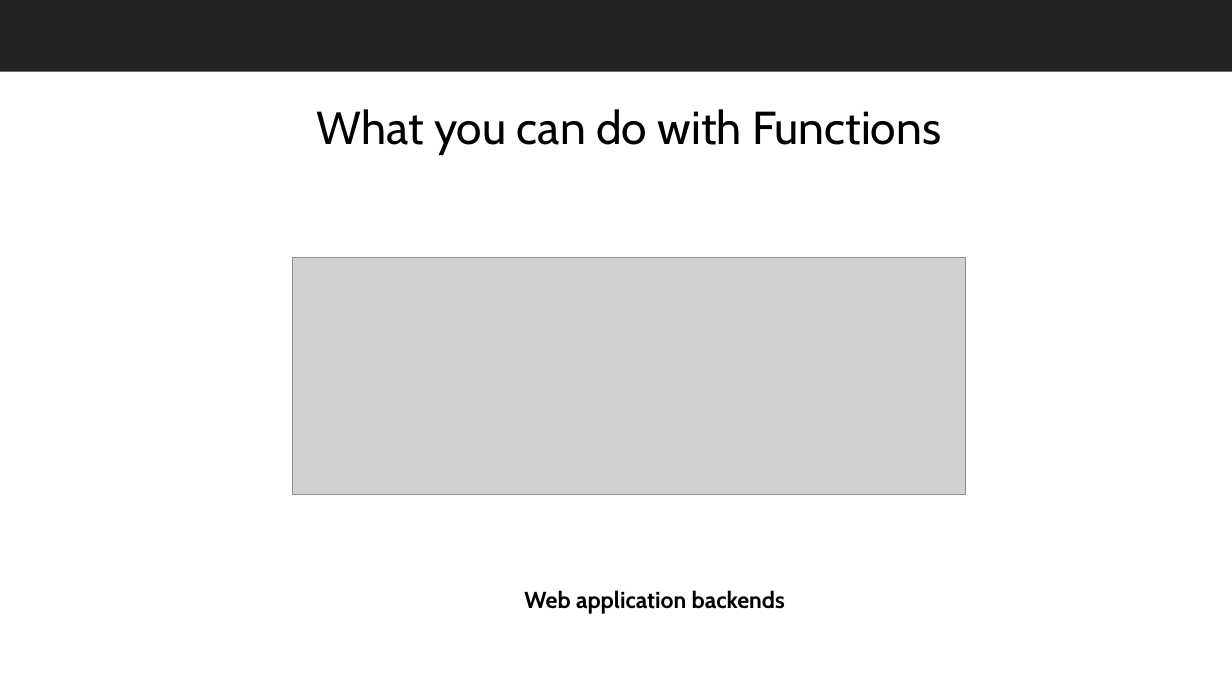
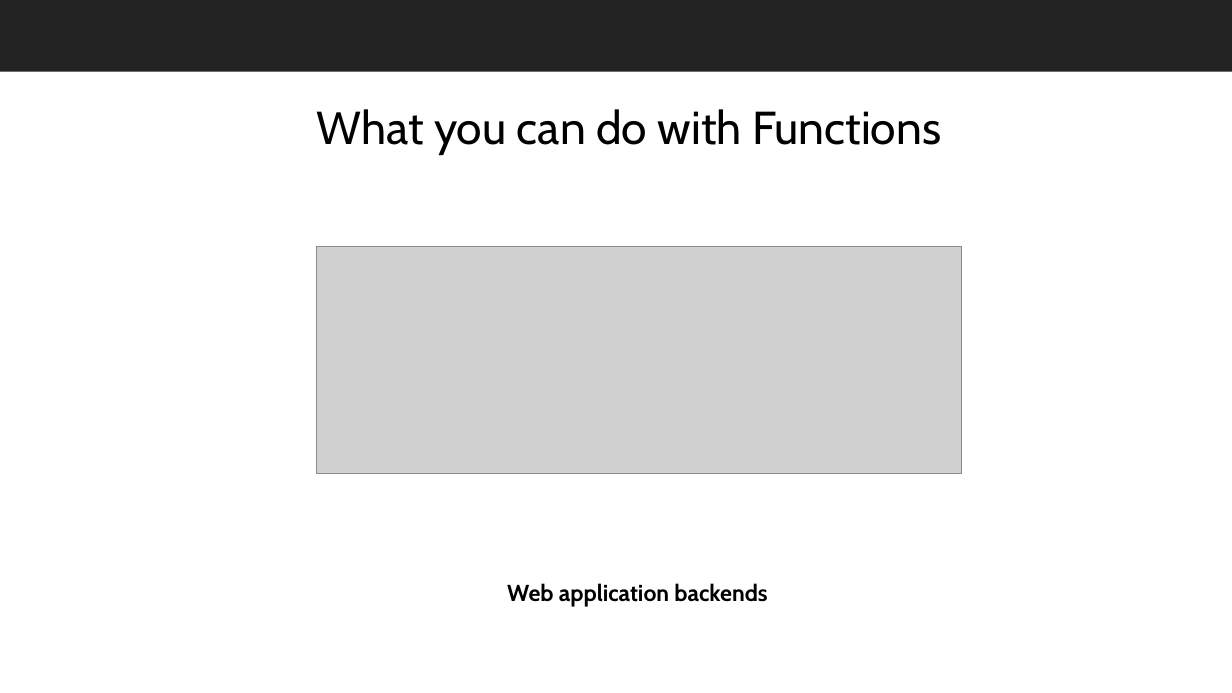
Before and after one commit to EhsanAminii/presentations, a slide deck: slide 14 of FunctionAppIntroduction.pptx (slide 12 before the commit). Drawn at 1232x693 pixels with LibreOffice and Linux fonts; fonts in the diff are those of the drawing; grey boxes stand for pictures; background and template pictures are left out. Boxes give left, top, right and bottom in pixels: in the first picture for what was removed or moved away, otherwise in the second. Text is boxed around its words. In the diff, an @@ line names an element or a change of style, - is before the commit and + after.

```diff
--- a/FunctionAppIntroduction.pptx
+++ b/FunctionAppIntroduction.pptx
@@ picture: place and size @@
-picture at (292, 257, 966, 494)
+picture at (317, 247, 961, 474)
@@ text "Web application backends": place and size @@
-text "Web application backends" at (524, 590, 785, 614)
+text "Web application backends" at (507, 583, 767, 607)
```
Also in this commit, not shown: 2 other slides changed, 7 slides added, 2 slides removed.
